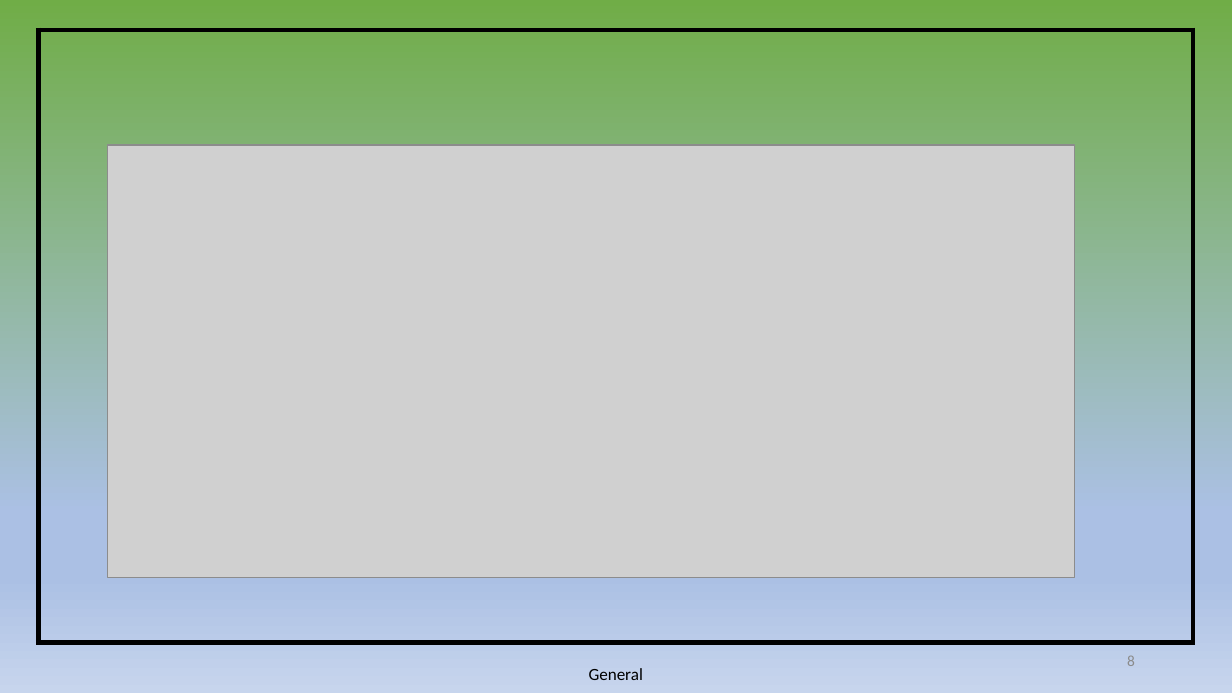
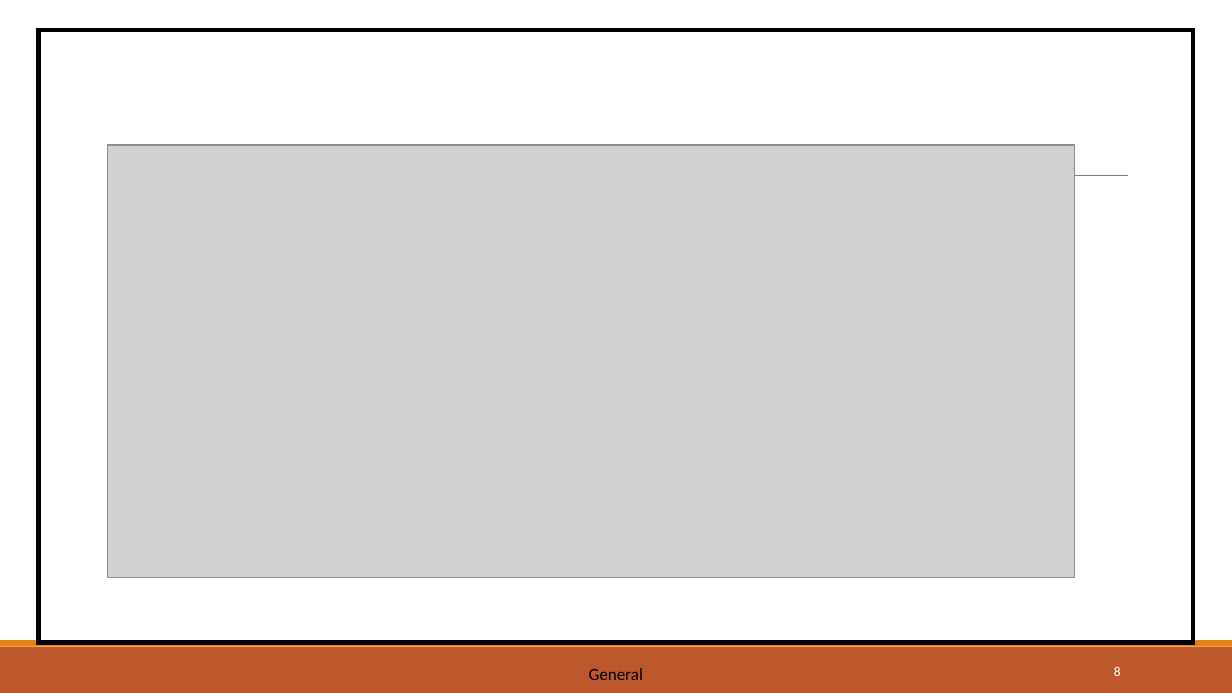
Before and after one commit to Tunir10Chaudhuri/Case_Study_Group_4, a slide deck: slide 8 of CaseStudy-04.pptx. Drawn at 1232x693 pixels with LibreOffice and Linux fonts; fonts in the diff are those of the drawing; grey boxes stand for pictures. Boxes give left, top, right and bottom in pixels: in the first picture for what was removed or moved away, otherwise in the second. Text is boxed around its words. In the diff, an @@ line names an element or a change of style, - is before the commit and + after.

```diff
--- a/CaseStudy-04.pptx
+++ b/CaseStudy-04.pptx
@@ background gradient #70AD47 to #ABC0E4 to #C7D5ED to #FFFFFF @@
@@ line added from (121, 176) to (1127, 176), #808080 0.5 pt @@
@@ rectangle added at box(0, 647, 1232, 693), fill #BD582C @@
@@ rectangle added at box(0, 641, 1232, 647), fill #E48312 @@
@@ page number: place and size @@
-page number at box(1127, 655, 1135, 666)
+page number at box(1114, 667, 1121, 676)
@@ page number at box(1114, 667, 1121, 676): size 9 to 7.9 pt, text colour #8C8C8C to #FFFFFF @@
```
Also in this commit, not shown: 9 other slides changed, 1 slide added, 1 slide removed.
